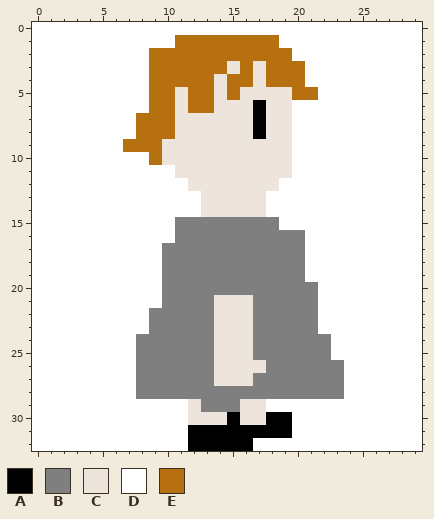
Two versions of one pixel-art sprite, res/Claire/Walk2.png. Above, as it was before the edit.
The file is 30x33 pixels. Pixels under 10% opacity are left out. Colours within 5 levels of each other are drawn and written as one.
Palette (. is transparent): A #000000  B #7f7f7f  C #ede4dc  D #ffffff  E #b7700f
Pixels before, first column x 0:
 0 DDDDDDDDDDDDDDDDDDDDDDDDDDDDDD
 1 DDDDDDDDDDDEEEEEEEEDDDDDDDDDDD
 2 DDDDDDDDDEEEEEEEEEEEDDDDDDDDDD
 3 DDDDDDDDDEEEEEECECEEEDDDDDDDDD
 4 DDDDDDDDDEEEEECEECEEEDDDDDDDDD
 5 DDDDDDDDDEECEECECCCCEEDDDDDDDD
 6 DDDDDDDDDEECEECCCACCDDDDDDDDDD
 7 DDDDDDDDEEECCCCCCACCDDDDDDDDDD
 8 DDDDDDDDEEECCCCCCACCDDDDDDDDDD
 9 DDDDDDDEEECCCCCCCCCCDDDDDDDDDD
10 DDDDDDDDDECCCCCCCCCCDDDDDDDDDD
11 DDDDDDDDDDDCCCCCCCCCDDDDDDDDDD
12 DDDDDDDDDDDDCCCCCCCDDDDDDDDDDD
13 DDDDDDDDDDDDDCCCCCDDDDDDDDDDDD
14 DDDDDDDDDDDDDCCCCCDDDDDDDDDDDD
15 DDDDDDDDDDDBBBBBBBBDDDDDDDDDDD
16 DDDDDDDDDDDBBBBBBBBBBDDDDDDDDD
17 DDDDDDDDDDBBBBBBBBBBBDDDDDDDDD
18 DDDDDDDDDDBBBBBBBBBBBDDDDDDDDD
19 DDDDDDDDDDBBBBBBBBBBBDDDDDDDDD
20 DDDDDDDDDDBBBBBBBBBBBBDDDDDDDD
21 DDDDDDDDDDBBBBCCCBBBBBDDDDDDDD
22 DDDDDDDDDBBBBBCCCBBBBBDDDDDDDD
23 DDDDDDDDDBBBBBCCCBBBBBDDDDDDDD
24 DDDDDDDDBBBBBBCCCBBBBBBDDDDDDD
25 DDDDDDDDBBBBBBCCCBBBBBBDDDDDDD
26 DDDDDDDDBBBBBBCCCCBBBBBBDDDDDD
27 DDDDDDDDBBBBBBCCCBBBBBBBDDDDDD
28 DDDDDDDDBBBBBBBBBBBBBBBBDDDDDD
29 DDDDDDDDDDDDCBBBCCDDDDDDDDDDDD
30 DDDDDDDDDDDDCCCACCAADDDDDDDDDD
31 DDDDDDDDDDDDAAAAAAAADDDDDDDDDD
32 DDDDDDDDDDDDAAAAADDDDDDDDDDDDD
And afterwards:
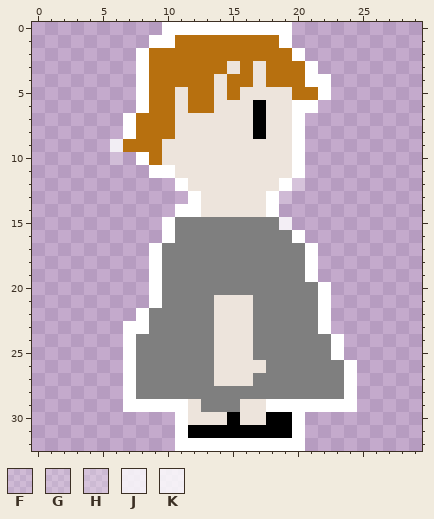
Colours new in this view: F #ffffff2f  G #ffffff38  H #ffffff4c  J #ffffffcd  K #ffffffd3
Diff:
The edit turns colour A into colour D in row 32 at x 12 to 16.
The edit turns colour B into colour D in row 16 at x 20.
The edit turns colour D into colour F in row 13 at x 19.
The edit turns colour D into colour G in row 10 at x 6.
The edit turns colour D into colour H in row 12 at x 20.
The edit turns colour D into colour J in row 15 at x 19.
The edit turns colour D into colour K in row 9 at x 6.
Colour D is removed in row 0 at x 0 to 9 and 20 to 29; in row 1 at x 0 to 8 and 20 to 29; in row 2 at x 0 to 7 and 21 to 29; in row 3 at x 0 to 7 and 22 to 29; in rows 4 to 5 at x 0 to 7 and 23 to 29; in row 6 at x 0 to 7 and 22 to 29.
Colour D is removed in rows 7 to 8 at x 0 to 6 and 21 to 29; in row 9 at x 0 to 5 and 21 to 29; in row 10 at x 0 to 5, 7 and 21 to 29; in row 11 at x 0 to 8 and 21 to 29; in row 12 at x 0 to 10 and 21 to 29; in row 13 at x 0 to 11 and 20 to 29.
Colour D is removed in row 14 at x 0 to 10 and 19 to 29; in row 15 at x 0 to 9 and 20 to 29; in row 16 at x 0 to 9 and 21 to 29; in rows 17 to 19 at x 0 to 8 and 22 to 29; in rows 20 to 21 at x 0 to 8 and 23 to 29; in row 22 at x 0 to 7 and 23 to 29.
Colour D is removed in row 23 at x 0 to 6 and 23 to 29; in rows 24 to 25 at x 0 to 6 and 24 to 29; in rows 26 to 29 at x 0 to 6 and 25 to 29; in rows 30 to 32 at x 0 to 10 and 21 to 29.
Boxes around the changes in both pictures, in picture pixels (x1, y1, x2, y2):
changed: (32, 22, 253, 451)
changed: (279, 22, 422, 451)
